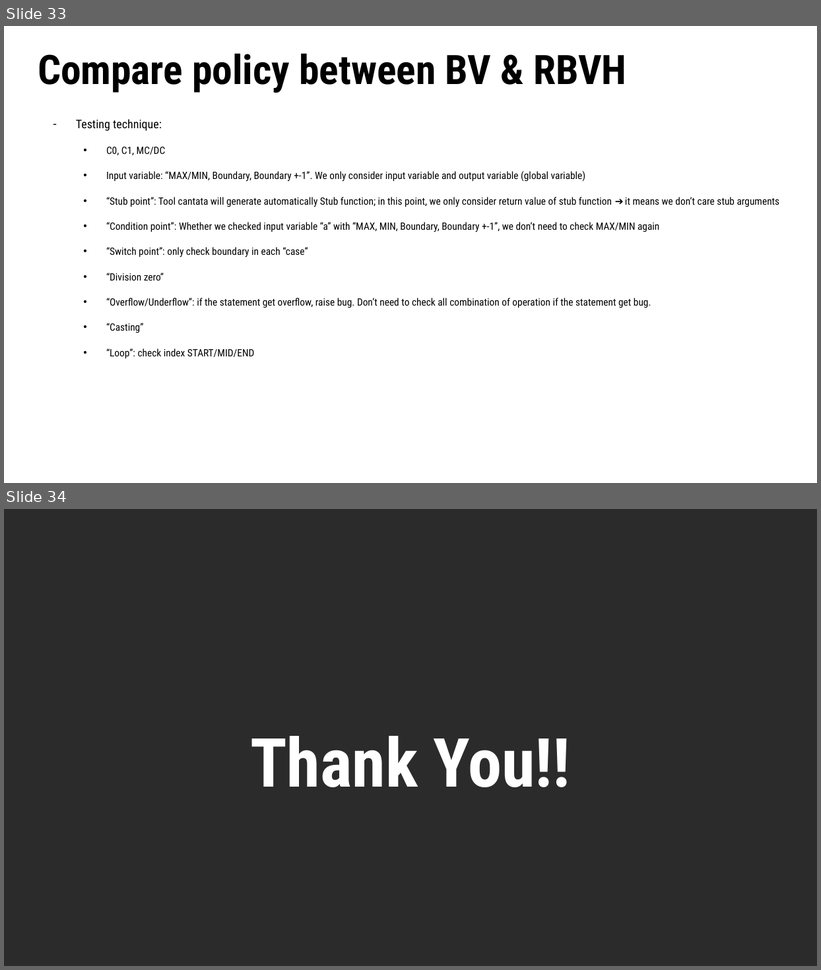
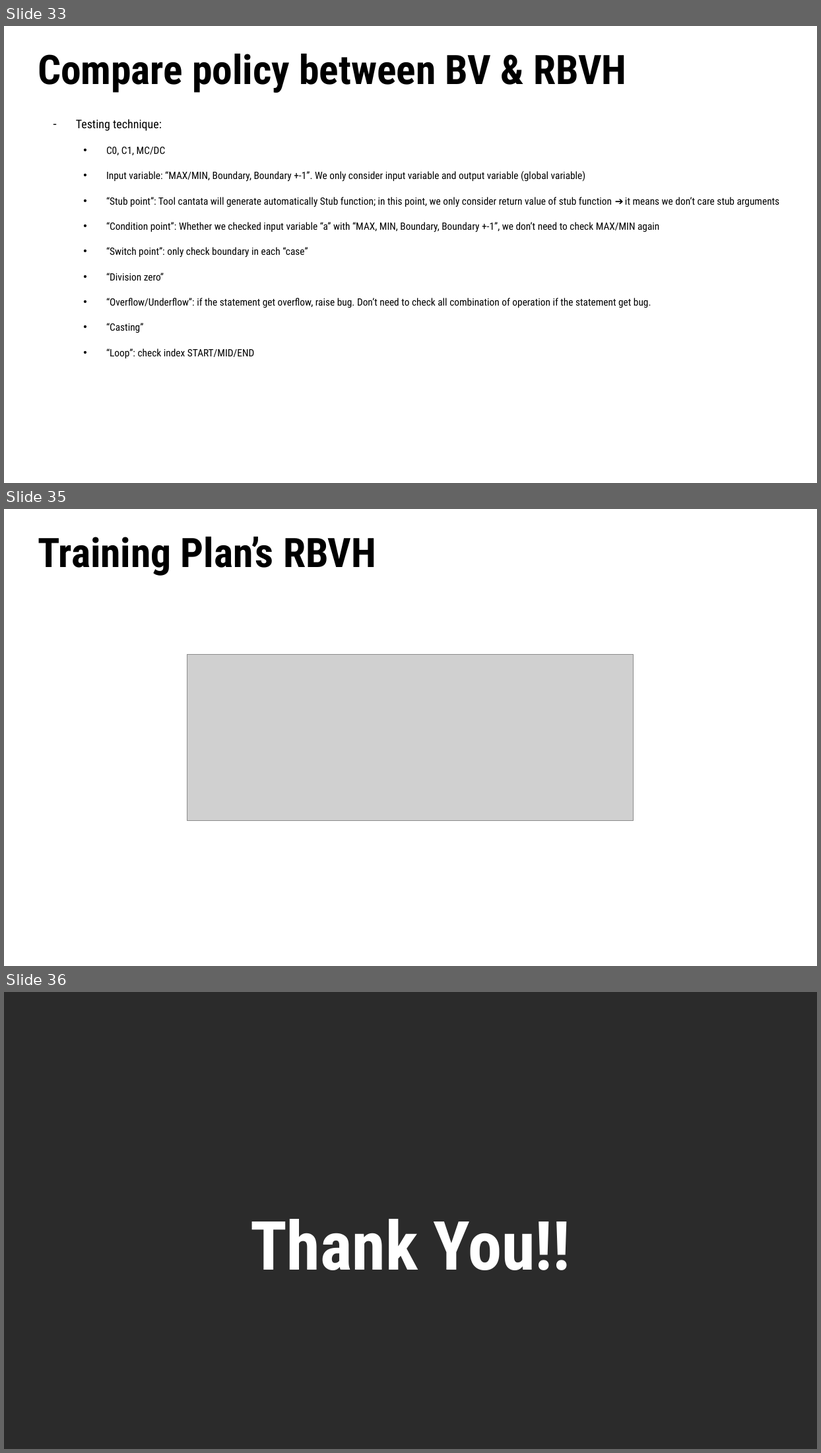
Before and after one commit to trunghieu880/My_Document, a slide deck: Document/Testing_Technique_For_UT.pptx. Shown one above the other, each under a label of ours: slides 33 and 34 before the commit, slides 33, 35 and 36 after it; the slides between them are not shown. The pictures are 821x970 and 821x1453 pixels, drawn with LibreOffice and Linux fonts; fonts in the diff are those of the drawing; grey boxes stand for pictures; background and template pictures are left out; a plain dark background stands for a picture behind light text. Boxes give left, top, right and bottom in pixels: in the first picture for what was removed or moved away, otherwise in the second. Text is boxed around its words. In the diff, an @@ line names an element or a change of style, - is before the commit and + after.

```diff
--- a/Document/Testing_Technique_For_UT.pptx
+++ b/Document/Testing_Technique_For_UT.pptx
@@ slide 35 added at (4, 509, 817, 966), background picture (left out) @@
@@ title added at (38, 536, 376, 576), 48 pt, text #000000, bold @@
+Training Plan’s RBVH
@@ picture added at (187, 655, 634, 821) @@
@@ what was slide 34 is now slide 36 @@
```
Also in this commit, not shown: 3 slides changed, 1 other slide added.
